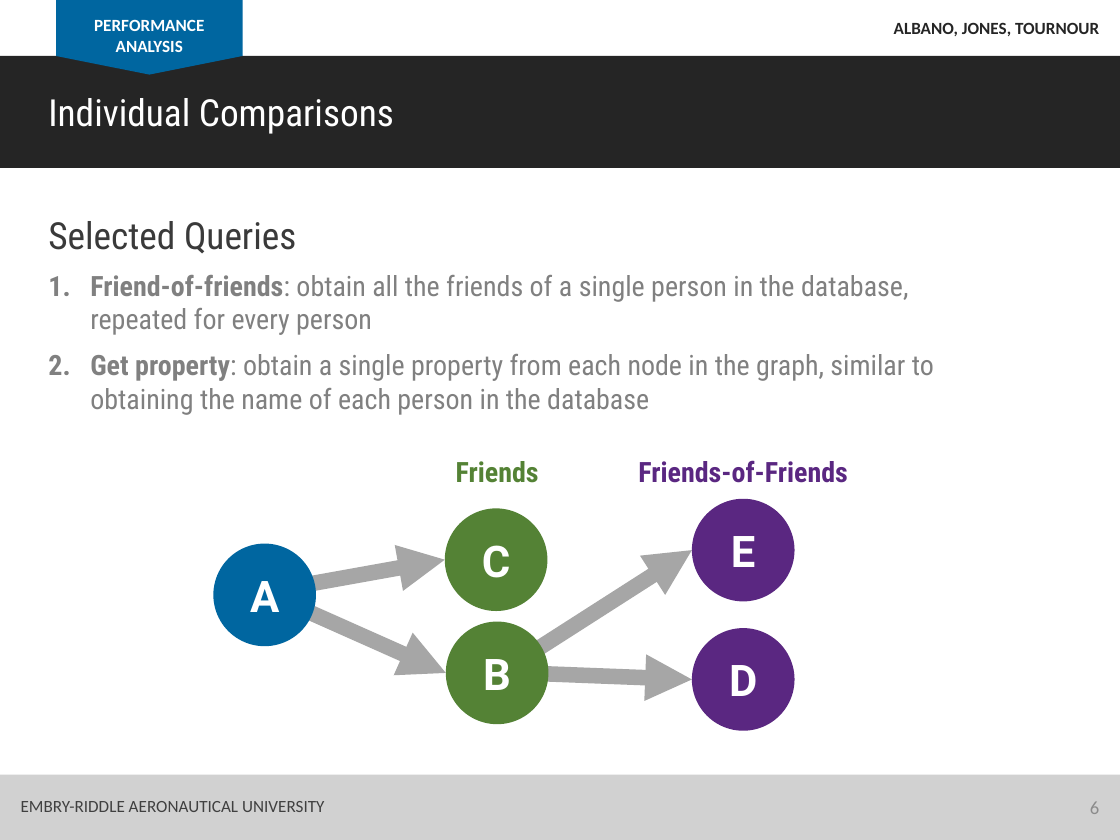
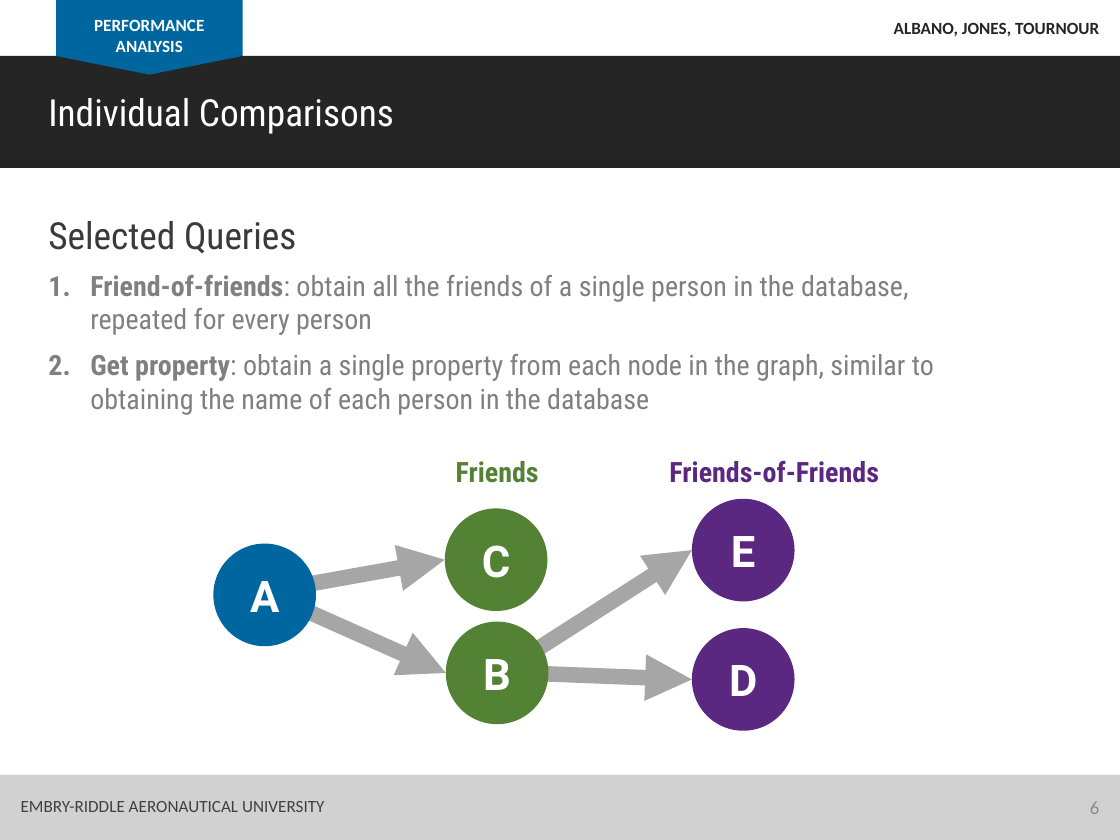
Before and after one commit to albanoj2/se655_final_project, a slide deck: slide 6 of docs/In_class_presentation.pptx. Drawn at 1120x840 pixels with LibreOffice and Linux fonts; fonts in the diff are those of the drawing. Boxes give left, top, right and bottom in pixels: in the first picture for what was removed or moved away, otherwise in the second. Text is boxed around its words. In the diff, an @@ line names an element or a change of style, - is before the commit and + after.

```diff
--- a/docs/In_class_presentation.pptx
+++ b/docs/In_class_presentation.pptx
@@ text "Friends-of-Friends": place and size @@
-text "Friends-of-Friends" at <box>638,460,848,483</box>
+text "Friends-of-Friends" at <box>669,460,879,483</box>
```
Also in this commit, not shown: 4 other slides changed, 11 slides added.
